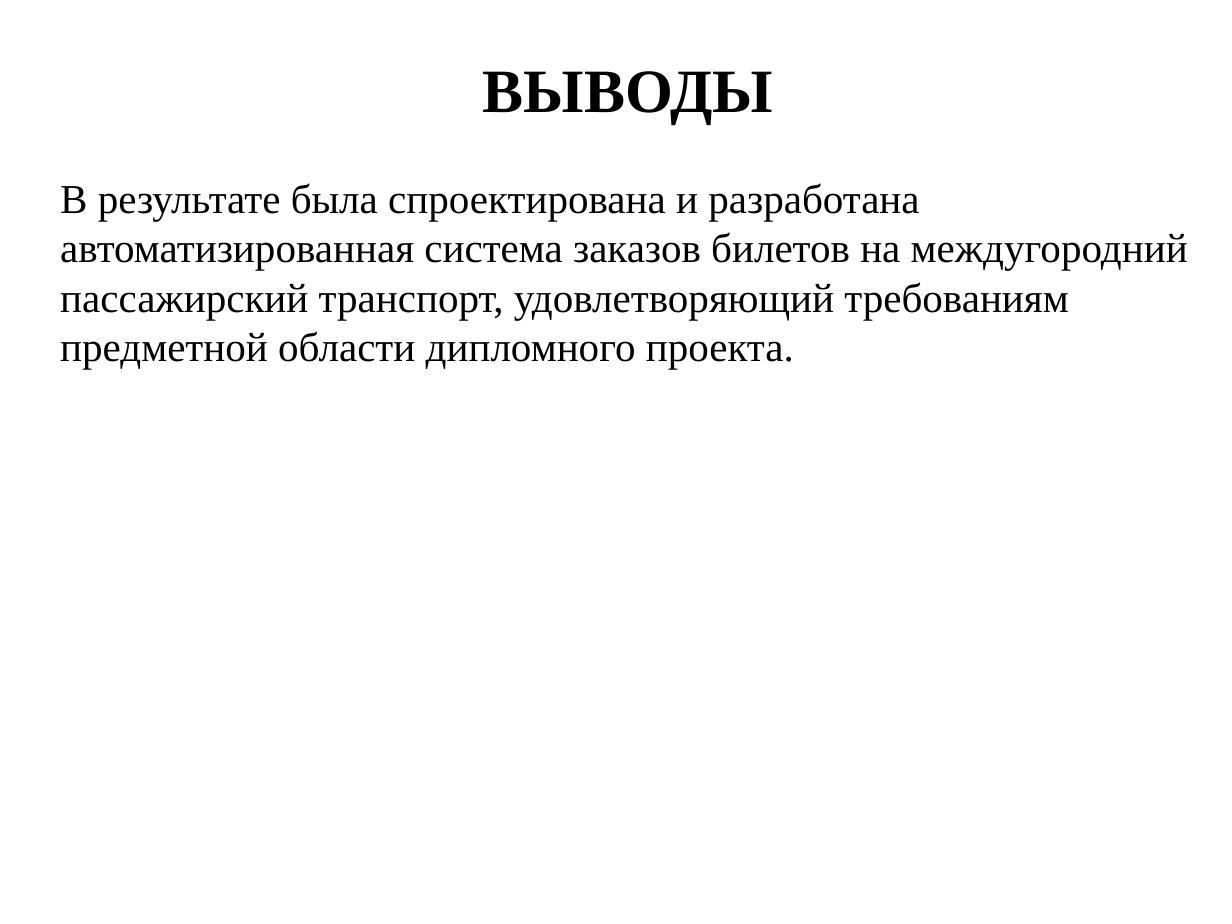
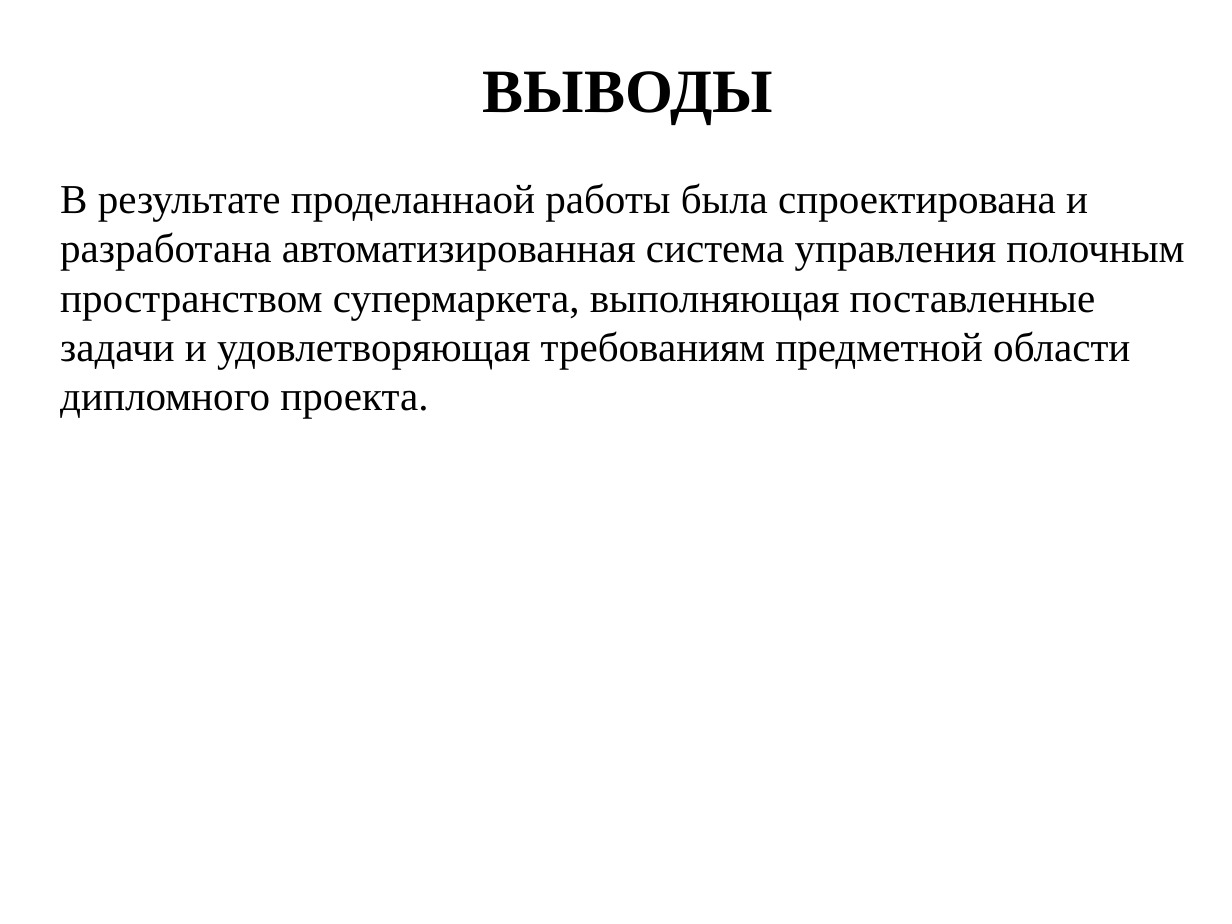
Before and after one commit to ChoroDev/master-degree-graduation-project, a slide deck: slide 13 of note/presentation.pptx. Drawn at 1232x924 pixels with LibreOffice and Linux fonts; fonts in the diff are those of the drawing. Boxes give left, top, right and bottom in pixels: in the first picture for what was removed or moved away, otherwise in the second. Text is boxed around its words. In the diff, an @@ line names an element or a change of style, - is before the commit and + after.

```diff
--- a/note/presentation.pptx
+++ b/note/presentation.pptx
@@ text at (x1=60, y1=183, x2=1184, y2=418): text changed @@
-В результате была спроектирована и разработана автоматизированная система заказов билетов на междугородний пассажирский транспорт, удовлетворяющий требованиям предметной области дипломного проекта.
+В результате проделаннаой работы была спроектирована и разработана автоматизированная система управления полочным пространством супермаркета, выполняющая поставленные задачи и удовлетворяющая требованиям предметной области дипломного проекта.
```
Also in this commit, not shown: 5 other slides changed, 2 slides added, 2 slides removed, 5 other files.
